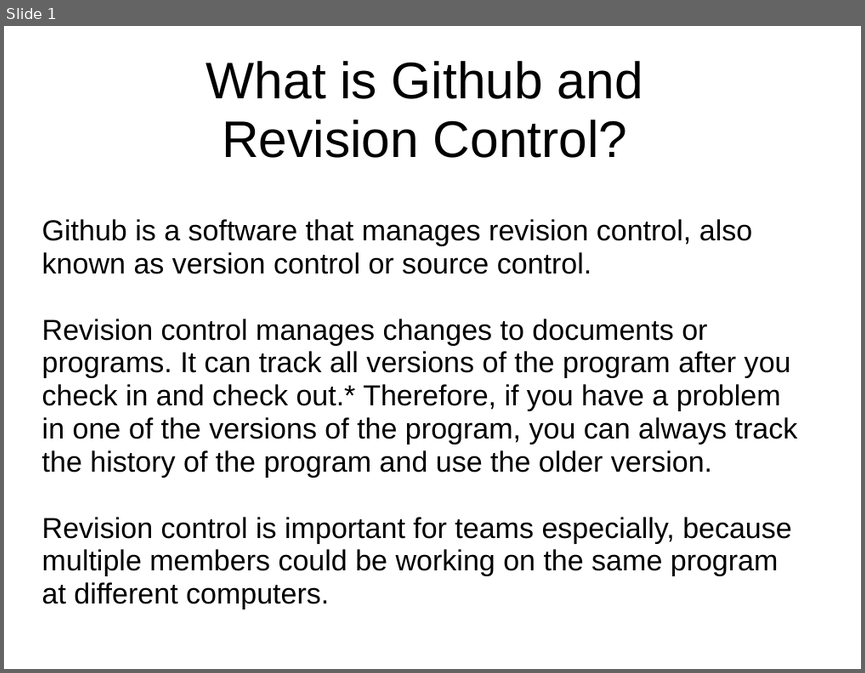
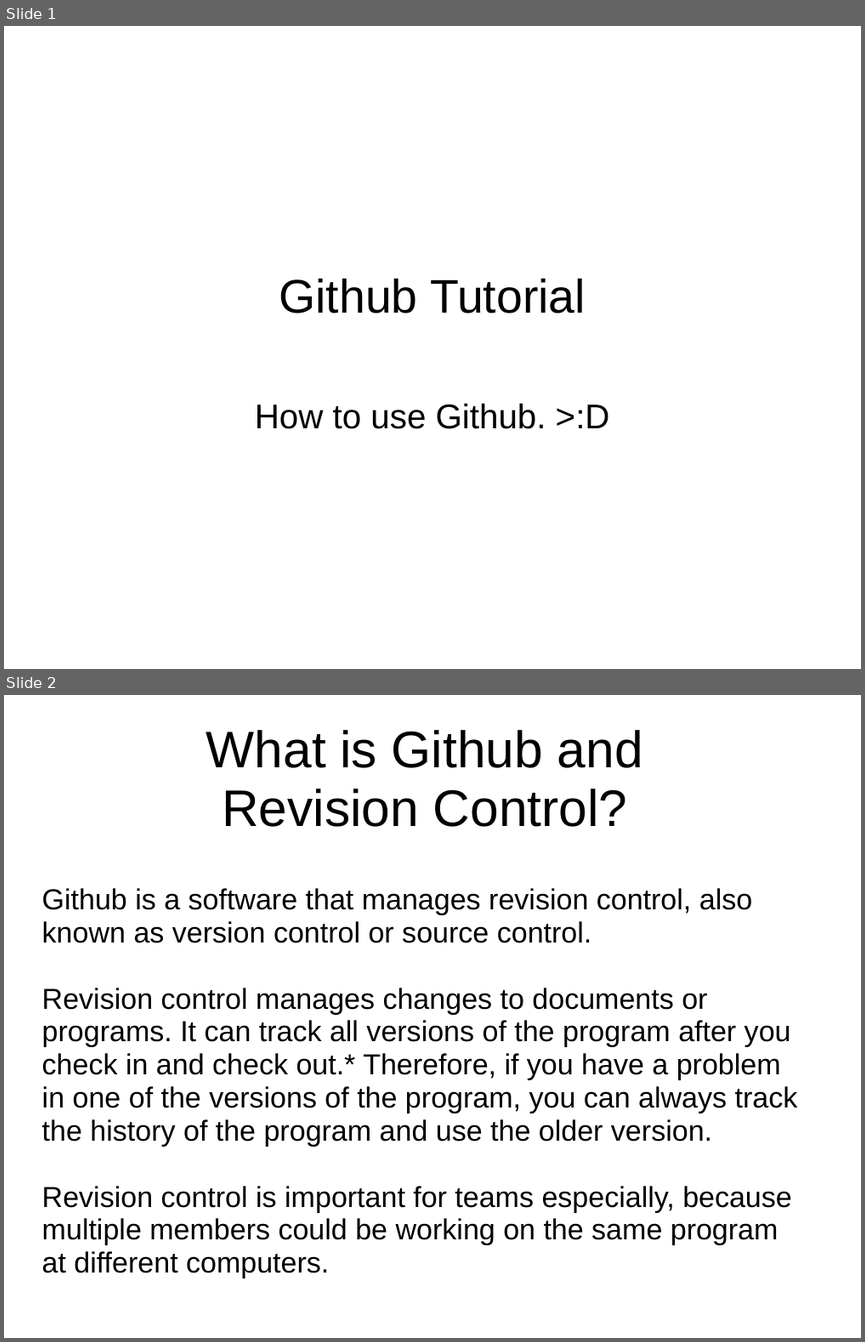
Before and after one commit to kt98/Paradox, a slide deck: doc/tutorials/Github Tutorial.ppt. Shown one above the other, each under a label of ours: slide 1 before the commit, slides 1 and 2 after it. The pictures are 865x673 and 865x1342 pixels, drawn with LibreOffice and Linux fonts; fonts in the diff are those of the drawing. Boxes give left, top, right and bottom in pixels: in the first picture for what was removed or moved away, otherwise in the second. Text is boxed around its words. In the diff, an @@ line names an element or a change of style, - is before the commit and + after.

Commit message:
added github tutorial

```diff
--- a/doc/tutorials/Github Tutorial.ppt
+++ b/doc/tutorials/Github Tutorial.ppt
@@ slide 1 added at (x1=4, y1=26, x2=861, y2=669), background #FFFFFF @@
@@ title added at (x1=279, y1=278, x2=585, y2=313), 44 pt, text #000000 @@
+Github Tutorial
@@ subtitle added at (x1=255, y1=403, x2=610, y2=429), 32 pt, text #000000 @@
+How to use Github. >:D
@@ what was slide 1 is now slide 2 @@
```
